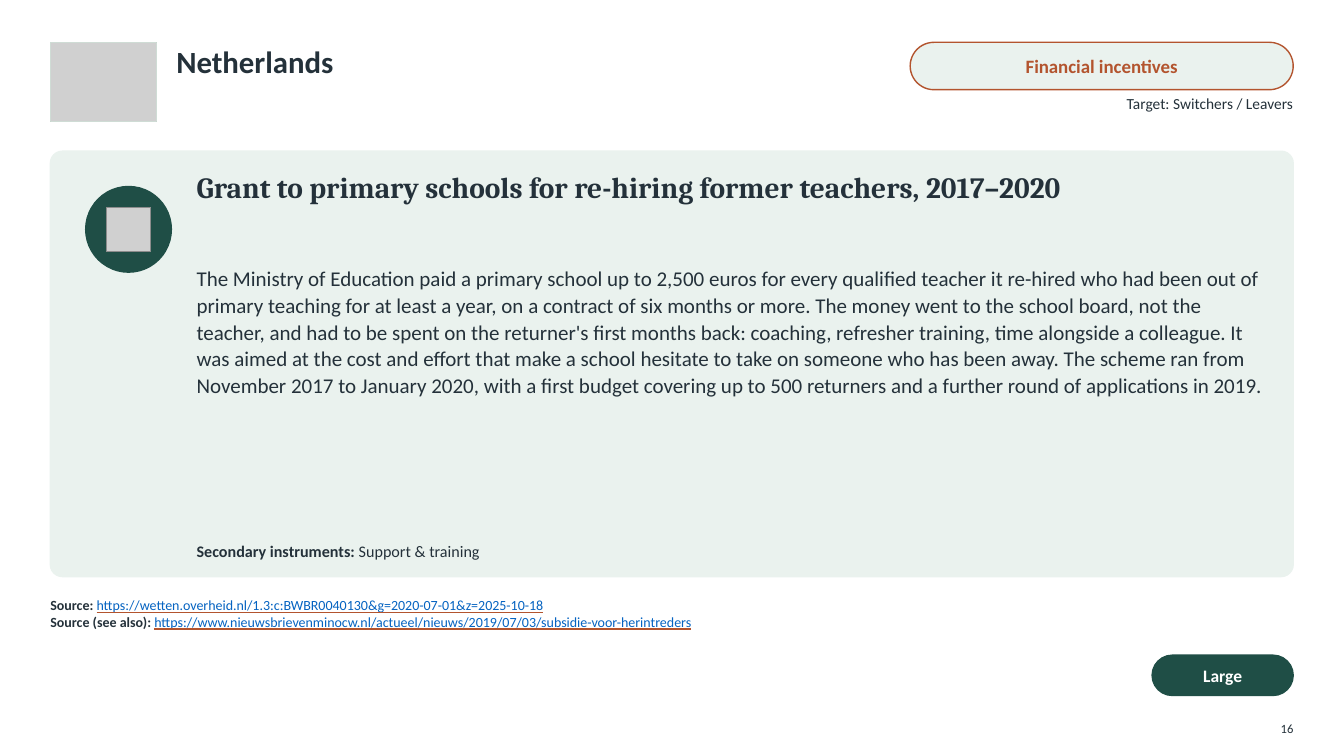
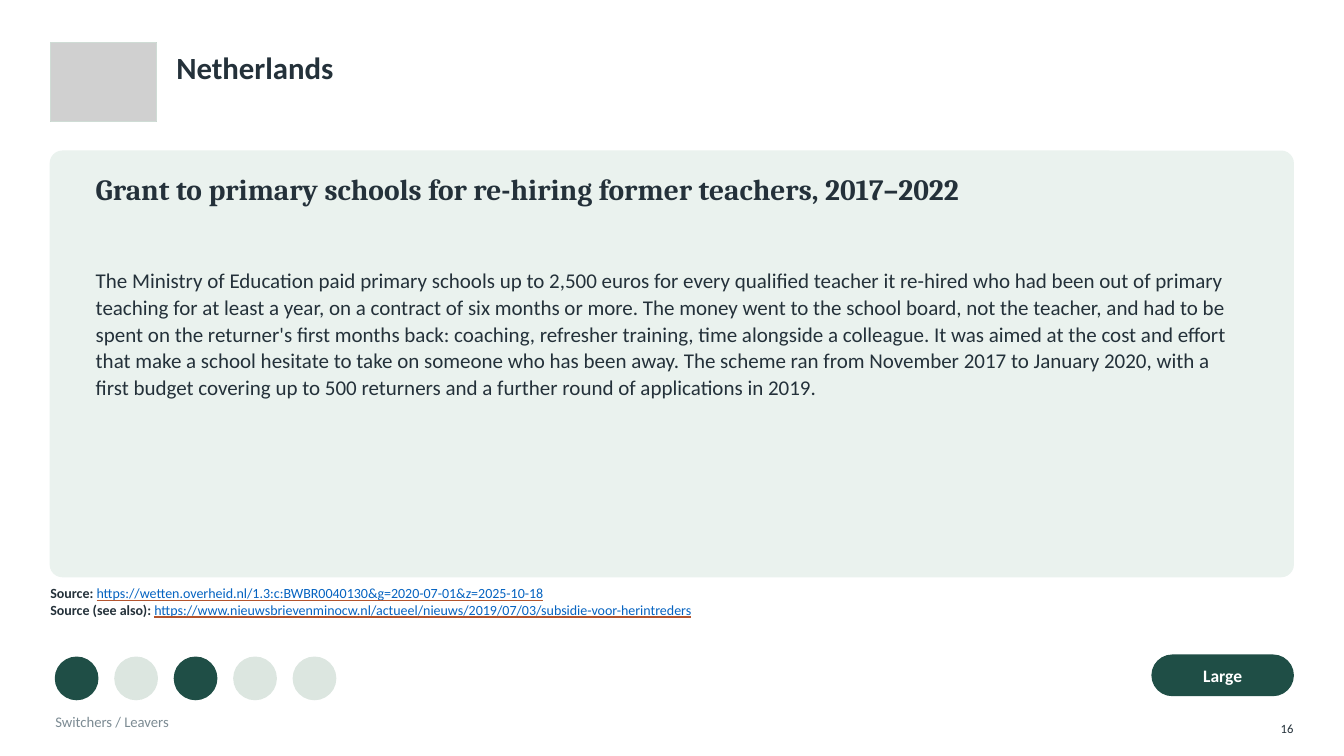
Before and after one commit to jedr1-ship-it/Alternative-Pathways----Quant, a slide deck: slide 16 of policies/Re-attracting_Former_Teachers.pptx. Drawn at 1344x756 pixels with LibreOffice and Linux fonts; fonts in the diff are those of the drawing; grey boxes stand for pictures; background and template pictures are left out. Boxes give left, top, right and bottom in pixels: in the first picture for what was removed or moved away, otherwise in the second. Text is boxed around its words. In the diff, an @@ line names an element or a change of style, - is before the commit and + after.

```diff
--- a/policies/Re-attracting_Former_Teachers.pptx
+++ b/policies/Re-attracting_Former_Teachers.pptx
@@ text "Netherlands": place and size @@
-text "Netherlands" at <box>176,51,333,74</box>
+text "Netherlands" at <box>176,57,333,80</box>
@@ rounded rectangle removed at <box>910,42,1294,90</box> @@
@@ text removed at <box>1026,59,1178,73</box> @@
-Financial incentives
@@ text at <box>96,179,959,207</box>: text changed @@
-Grant to primary schools for re-hiring former teachers, 2017–2020
+Grant to primary schools for re-hiring former teachers, 2017–2022
@@ ellipse removed at <box>86,187,171,272</box> @@
@@ picture removed at <box>106,207,150,251</box> @@
@@ text at <box>96,273,1225,399</box>: text changed @@
-The Ministry of Education paid a primary school up to 2,500 euros for every qualified teacher it re-hired who had been out of primary teaching for at least a year, on a contract of six months or more. The money went to the school board, not the teacher, and had to be spent on the returner's first months back: coaching, refresher training, time alongside a colleague. It was aimed at the cost and effort that make a school hesitate to take on someone who has been away. The scheme ran from November 2017 to January 2020, with a first budget covering up to 500 returners and a further round of applications in 2019.
+The Ministry of Education paid primary schools up to 2,500 euros for every qualified teacher it re-hired who had been out of primary teaching for at least a year, on a contract of six months or more. The money went to the school board, not the teacher, and had to be spent on the returner's first months back: coaching, refresher training, time alongside a colleague. It was aimed at the cost and effort that make a school hesitate to take on someone who has been away. The scheme ran from November 2017 to January 2020, with a first budget covering up to 500 returners and a further round of applications in 2019.
@@ text removed at <box>197,545,479,560</box> @@
-Secondary instruments: Support & training
@@ text "Source: https://wetten.overheid.nl/1.3:c:BWBR0040130&g=2020- ...": place and size @@
-text "Source: https://wetten.overheid.nl/1.3:c:BWBR0040130&g=2020- ..." at <box>50,600,691,630</box>
+text "Source: https://wetten.overheid.nl/1.3:c:BWBR0040130&g=2020- ..." at <box>50,588,691,618</box>
@@ ellipse added at <box>55,657,98,700</box>, fill #1F4E46, outline #1F4E46 1 pt @@
@@ ellipse added at <box>115,657,157,700</box>, fill #DCE6E0, outline #DCE6E0 1 pt @@
@@ ellipse added at <box>174,657,217,700</box>, fill #1F4E46, outline #1F4E46 1 pt @@
@@ ellipse added at <box>234,657,276,700</box>, fill #DCE6E0, outline #DCE6E0 1 pt @@
@@ ellipse added at <box>293,657,336,700</box>, fill #DCE6E0, outline #DCE6E0 1 pt @@
@@ text at <box>55,717,168,727</box>: text changed; size 11 to 10.5 pt; text colour #24313A to #7C8B93 @@
-Target: Switchers / Leavers
+Switchers / Leavers
@@ text "Switchers / Leavers" at <box>55,717,168,727</box>: vertical alignment top to middle @@
```
Also in this commit, not shown: 30 other slides changed, 1 slide added, 2 slides removed, 6 other files.
